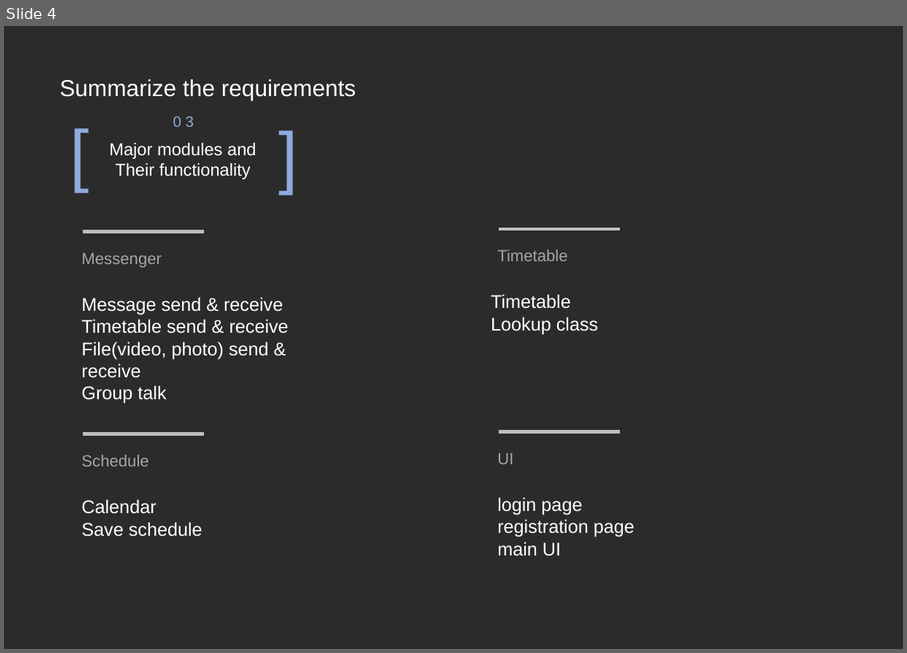
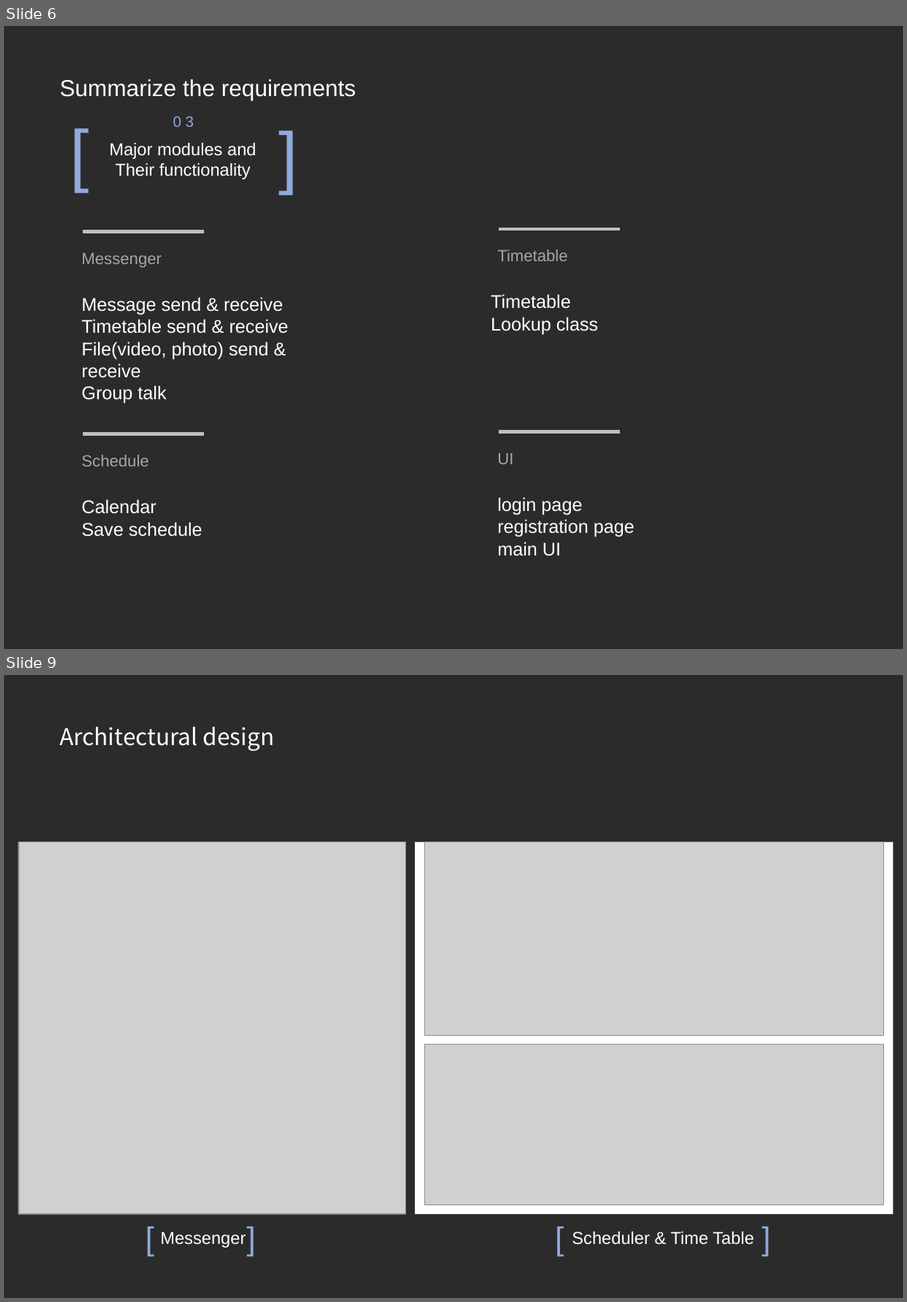
Before and after one commit to whd0714/CCC, a slide deck: Documents/소공ppt.pptx. Shown one above the other, each under a label of ours: slide 4 before the commit, slides 6 and 9 after it; the slides between them are not shown. The pictures are 907x653 and 907x1302 pixels, drawn with LibreOffice and Linux fonts; fonts in the diff are those of the drawing; grey boxes stand for pictures; background and template pictures are left out; a plain dark background stands for a picture behind light text. Boxes give left, top, right and bottom in pixels: in the first picture for what was removed or moved away, otherwise in the second. Text is boxed around its words. In the diff, an @@ line names an element or a change of style, - is before the commit and + after.

```diff
--- a/Documents/소공ppt.pptx
+++ b/Documents/소공ppt.pptx
@@ slide 9 added at (4, 675, 903, 1298), background picture (left out) @@
@@ text added at (59, 727, 275, 751), 20 pt, text #FFFFFF @@
+Architectural design
@@ picture added at (19, 842, 407, 1214) @@
@@ rectangle added at (415, 842, 893, 1214), fill #FFFFFF @@
@@ picture added at (425, 842, 884, 1036) @@
@@ picture added at (425, 1044, 884, 1205) @@
@@ text added at (138, 1214, 175, 1261), 28 pt, text #8FAADC @@
+[
@@ text added at (239, 1214, 276, 1261), 28 pt, text #8FAADC @@
+]
@@ text added at (547, 1214, 584, 1261), 28 pt, text #8FAADC @@
+[
@@ text added at (754, 1214, 791, 1261), 28 pt, text #8FAADC @@
+]
@@ text added at (160, 1231, 246, 1247), 15 pt, text #FFFFFF @@
+Messenger
@@ text added at (572, 1231, 754, 1244), 15 pt, text #FFFFFF @@
+Scheduler & Time Table
@@ what was slide 4 is now slide 6 @@
```
Also in this commit, not shown: 2 slides changed, 5 other slides added, 1 slide removed, 1 other file.
